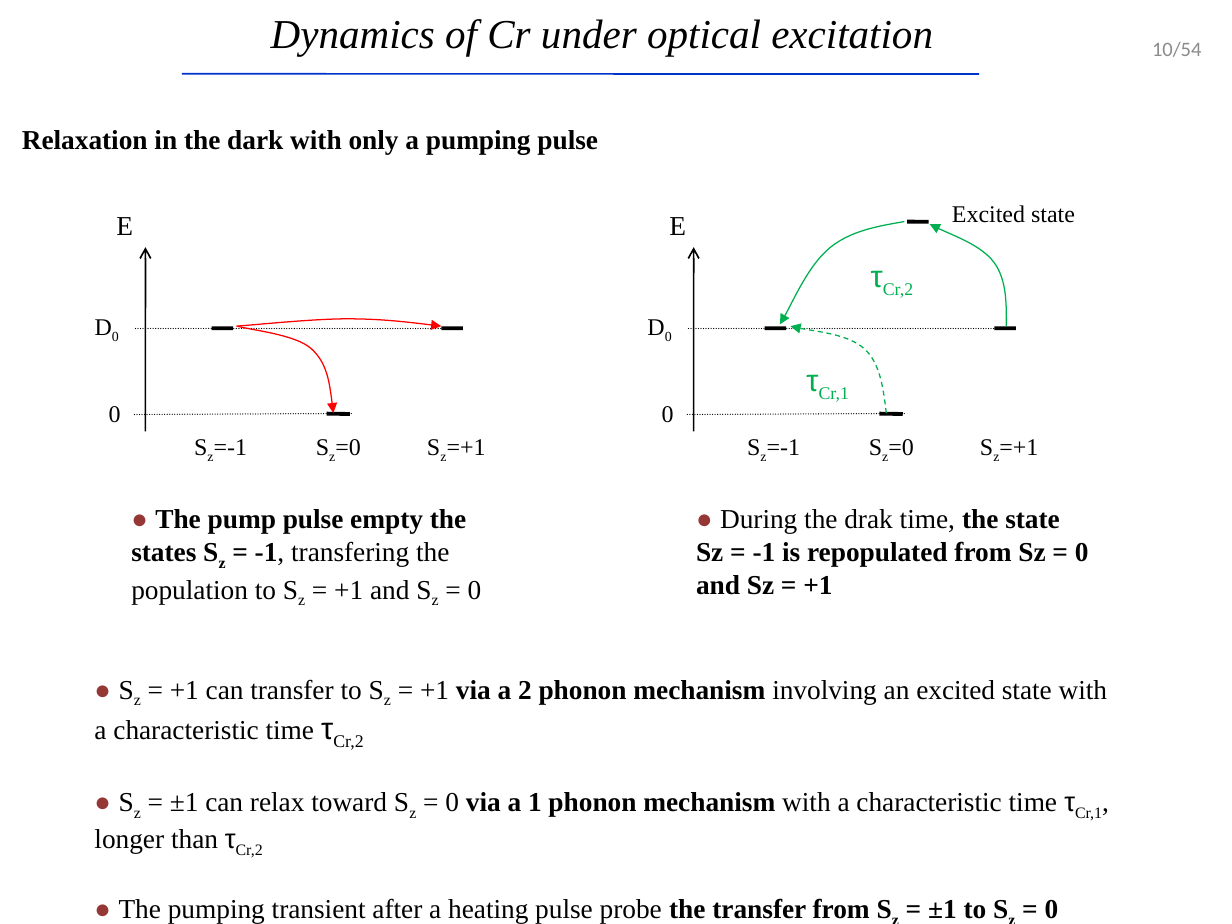
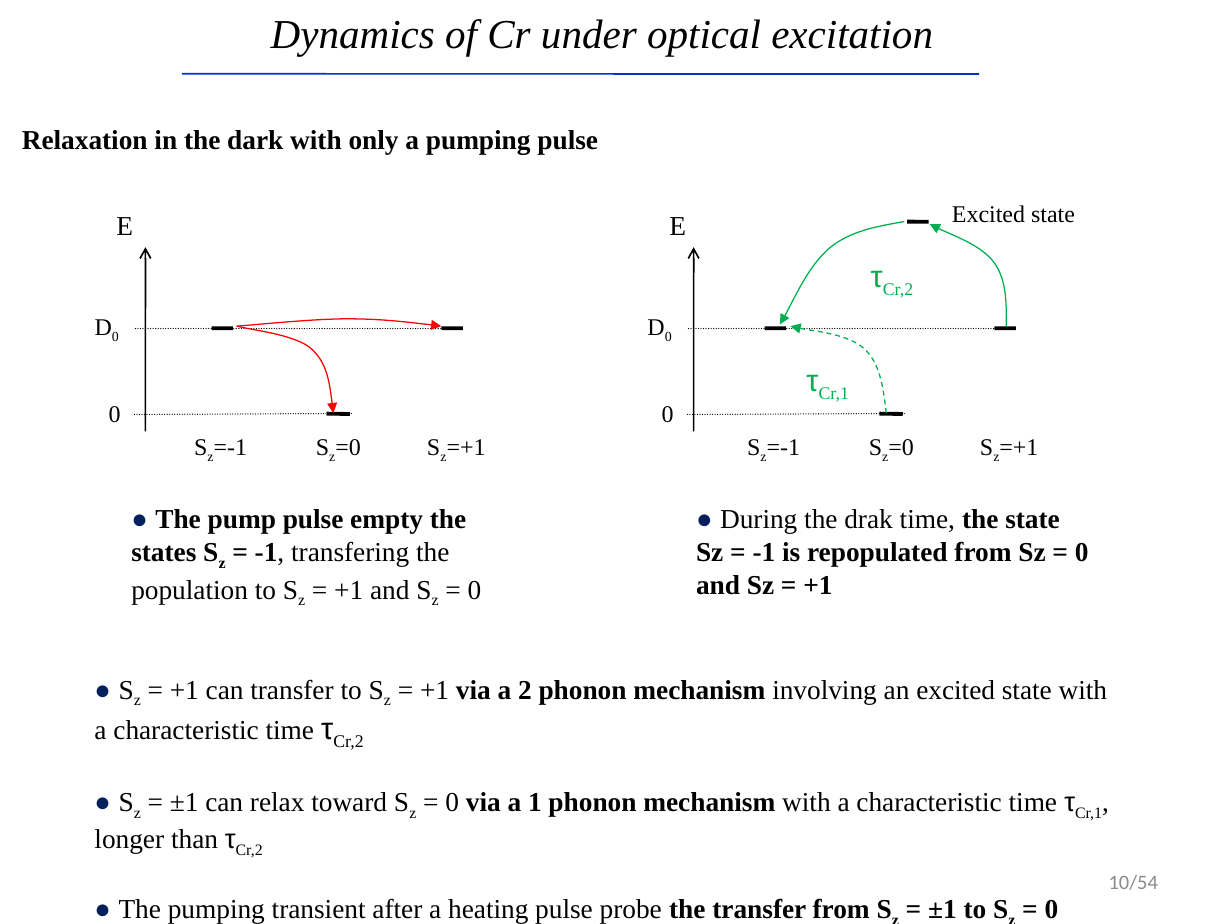
Before and after one commit to audreyazura/PhDThesis, a slide deck: slide 10 of Defense/DefenseLafuente-bonus.pptx. Drawn at 1232x924 pixels with LibreOffice and Linux fonts; fonts in the diff are those of the drawing. Boxes give left, top, right and bottom in pixels: in the first picture for what was removed or moved away, otherwise in the second. Text is boxed around its words. In the diff, an @@ line names an element or a change of style, - is before the commit and + after.

```diff
--- a/Defense/DefenseLafuente-bonus.pptx
+++ b/Defense/DefenseLafuente-bonus.pptx
@@ text "● The pump pulse empty ..." at (131,509,482,604): text colour #953735 to #002060 in "●" @@
@@ text "● During the drak time, ..." at (696,509,1089,595): text colour #953735 to #002060 in "●" @@
@@ text "● Sz = +1 can ..." at (94,679,1108,923): text colour #953735 to #002060 in "●", "●", "●" @@
@@ page number: place and size @@
-page number at (1152,42,1201,57)
+page number at (1109,875,1158,890)
```
Also in this commit, not shown: 9 other slides changed, 6 other files.
